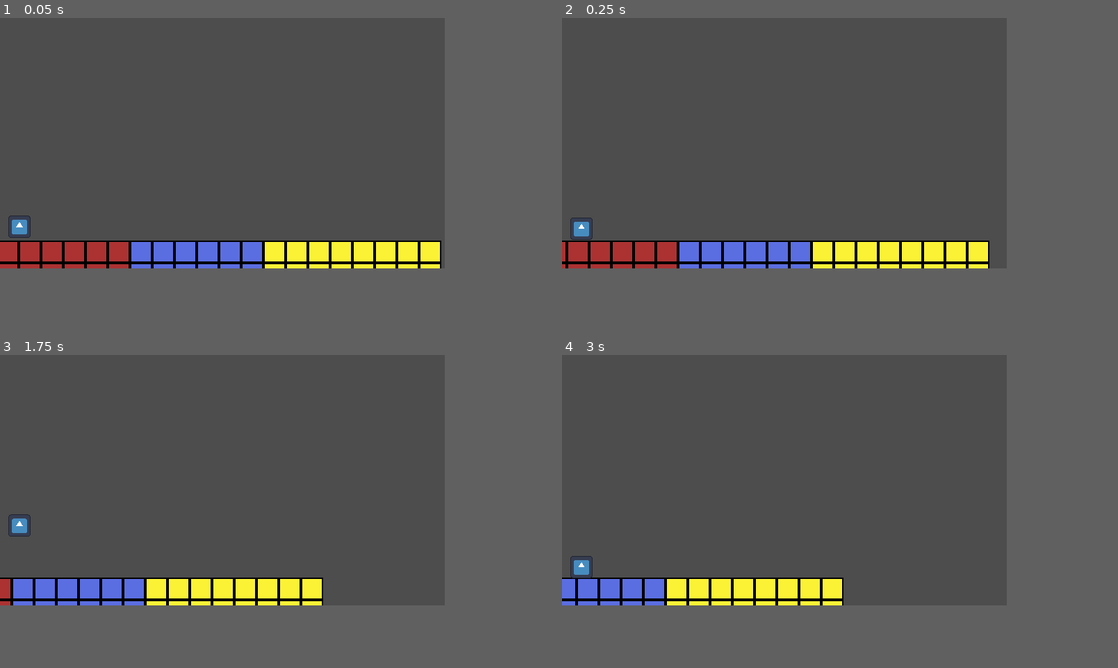
Above: before the commit, frames 1-4 (two rows, left to right).
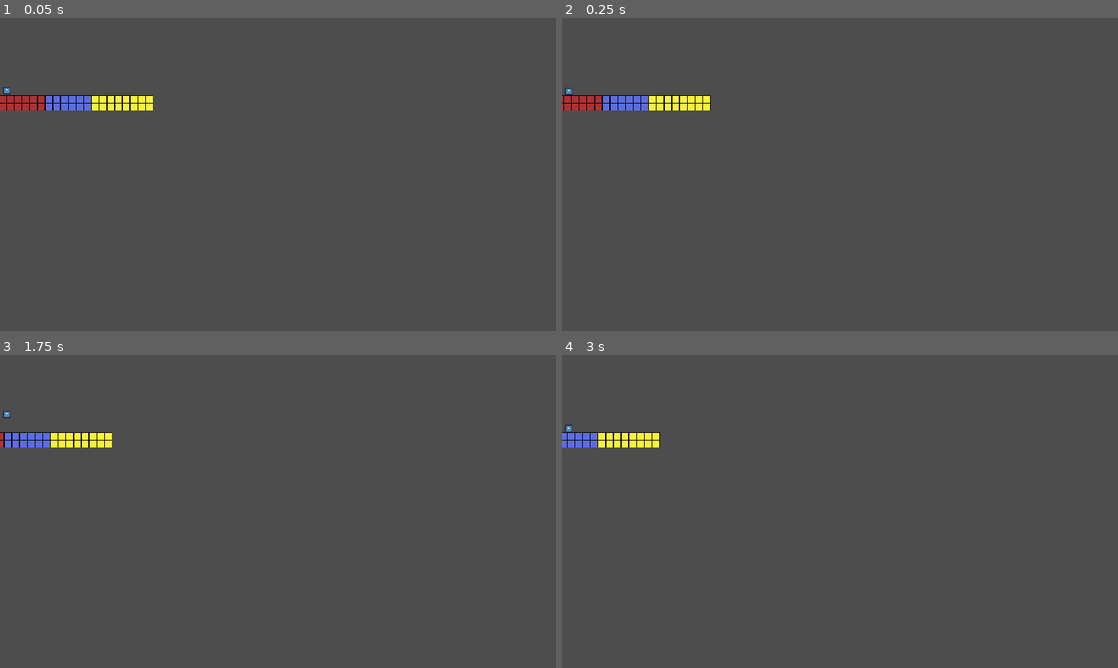
Above: after the commit, the same moments.

Repository: AtlasWongy/pain_dora_the_game
Game: Godot game, scene res://Scenes/main.tscn
The game is run twice, just before and just after one commit, with the same random seed, the same clock (stepped at 60 frames per second) and the same inputs. The engine's default icon, where the game draws it, is replaced by a stand-in: a white triangle on a blue panel in a dark square.
Inputs:
- Up to frame 1 (0.05 s): no input
- Up to frame 2 (0.25 s): no input
- Up to frame 3 (1.75 s): tap Enter (ui_accept) at 0.5, 0.77, 1.52 s; hold Z (change_color) 0.53-1.28 s; tap Z (change_color) at 1.35 s
- Up to frame 4 (3 s): hold Z (change_color) 2.03-2.78 s; tap Enter (ui_accept) at 2.75 s; tap Z (change_color) at 2.85 s
In our replay, the window is 640x360 before the commit and 800x450 after it. These sizes can differ from the game's own. Grey fills any space a smaller window leaves; there, only what the larger window draws over its background counts as a difference.

The runs differ from the first frame. In frame 1, 8.6% of the frame differs, in the area x 0-80%, y 22-80%; in frame 2, 8.3%; in frame 3, 6.3%; in frame 4, 5.5%.
Error before the commit: Invalid access to property or key 'spawn_next_platform' on a base object of type 'TileMapLayer (Platform)'. (res://Scenes/platform_handler.gd:47)
Error after the commit: Invalid access to property or key 'Z' on a base object of type 'Dictionary'. (res://Player/player.gd:83)

Commit message:
Re-implement the tile generation

Diff:
--- a/paindora/Platforms/Tile/tile.gd
+++ b/paindora/Platforms/Tile/tile.gd
@@ -1,6 +1,7 @@
 extends Resource
 class_name Tile
 
+@export var height_changed: bool
+@export var is_skipped: bool
 @export var tile_pos: Vector2i
 @export var tile_color: Vector2i
-@export var is_skipped: bool
--- a/paindora/Platforms/Tile/tile.tres
+++ b/paindora/Platforms/Tile/tile.tres
@@ -1,9 +1,10 @@
-[gd_resource type="Resource" script_class="Tile" load_steps=2 format=3 uid="uid://b2f0i3ikq2nlk"]
+[gd_resource type="Resource" script_class="Tile" load_steps=2 format=3 uid="uid://nudrwq4528ol"]
 
 [ext_resource type="Script" path="res://Platforms/Tile/tile.gd" id="1_gk4f7"]
 
 [resource]
 script = ExtResource("1_gk4f7")
-tile_pos = Vector2i(0, 0)
-tile_color = Vector2i(0, 0)
+height_changed = false
 is_skipped = false
+tile_pos = Vector2i(0, 9)
+tile_color = Vector2i(2, 0)
--- a/paindora/Platforms/platform.gd
+++ b/paindora/Platforms/platform.gd
@@ -1,14 +1,12 @@
-extends Node2D
+extends TileMapLayer
 class_name Platform
-# extends Node2D
-# class_name Platform
-#
-# signal spawn_next_platform
-#
-# @export var visibility_notifier: VisibleOnScreenNotifier2D
-#
-# func _ready() -> void:
-# 	visibility_notifier.screen_exited.connect(_on_screen_exit)
-#
-# func _on_screen_exit() -> void:
-# 	spawn_next_platform.emit()
+
+signal spawn_next_platform
+
+@export var visibility_notifier: VisibleOnScreenNotifier2D
+
+func _ready() -> void:
+	visibility_notifier.screen_exited.connect(_on_screen_exit)
+
+func _on_screen_exit() -> void:
+	spawn_next_platform.emit()
--- a/paindora/Platforms/platform.tscn
+++ b/paindora/Platforms/platform.tscn
@@ -1,3 +1,24 @@
-[gd_scene format=3 uid="uid://cekli5y6ki46h"]
+[gd_scene load_steps=5 format=3 uid="uid://cekli5y6ki46h"]
 
-[node name="PlatformNew" type="TileMapLayer"]
+[ext_resource type="Texture2D" uid="uid://cqqpmfjq1qmpi" path="res://Platforms/Platform TileSet.png" id="1_2yaaq"]
+[ext_resource type="Script" path="res://Platforms/platform.gd" id="1_tlqnu"]
+
+[sub_resource type="TileSetAtlasSource" id="TileSetAtlasSource_pgwqp"]
+texture = ExtResource("1_2yaaq")
+1:0/0 = 0
+1:0/0/physics_layer_0/polygon_0/points = PackedVector2Array(-8, -8, 8, -8, 8, 8, -8, 8)
+2:0/0 = 0
+2:0/0/physics_layer_0/polygon_0/points = PackedVector2Array(-8, -8, 8, -8, 8, 8, -8, 8)
+3:0/0 = 0
+3:0/0/physics_layer_0/polygon_0/points = PackedVector2Array(-8, -8, 8, -8, 8, 8, -8, 8)
+
+[sub_resource type="TileSet" id="TileSet_whwid"]
+physics_layer_0/collision_layer = 1
+sources/0 = SubResource("TileSetAtlasSource_pgwqp")
+
+[node name="Platform" type="TileMapLayer" node_paths=PackedStringArray("visibility_notifier")]
+tile_set = SubResource("TileSet_whwid")
+script = ExtResource("1_tlqnu")
+visibility_notifier = NodePath("VisibleOnScreenNotifier2D")
+
+[node name="VisibleOnScreenNotifier2D" type="VisibleOnScreenNotifier2D" parent="."]
--- /dev/null
+++ b/paindora/Platforms/platform_generator.gd
@@ -0,0 +1,84 @@
+extends Node
+class_name PlatformGenerator
+
+@export var platform: Platform
+@export var tile: Tile
+
+var atlas_tile_coordinates: Dictionary = {
+	0: Vector2i(2, 0),
+	1: Vector2i(3, 0),
+	2: Vector2i(1, 0)
+}
+
+var color_weights: PackedFloat32Array = PackedFloat32Array([0.7, 0.15, 0.15])
+
+var max_tile_height: int = -1
+var min_tile_height: int = 10
+var tile_height: int = 9
+var tile_absent_counter: int = 0
+
+func _ready() -> void:
+	generate_platform()
+# 	Might need to connect off view port signal
+
+func generate_platform() -> void:
+	for pos_x in range(0, 5):
+		build_tile(tile)
+		tile = update_tile_properties(tile, pos_x)
+
+func build_tile(current_tile: Tile) -> void:
+	if !current_tile.is_skipped:
+		tile_absent_counter = 0
+		platform.set_cell(current_tile.tile_pos, 0, current_tile.tile_color, 0)
+
+func update_tile_properties(current_tile: Tile, x_coords: int) -> Tile:
+	if (tile_absent_counter == 2) and current_tile.is_skipped:
+		current_tile.is_skipped = false
+		current_tile.tile_pos = Vector2i(x_coords + 1, current_tile.tile_pos.y)
+		current_tile.tile_color = change_tile_color()
+		return current_tile
+	else:
+		if !check_tile_should_skip():
+			current_tile.is_skipped = false
+			current_tile.tile_pos = Vector2i(x_coords + 1, current_tile.tile_pos.y)
+			current_tile.tile_color = change_tile_color()
+		else:
+			current_tile.is_skipped = true
+		return current_tile
+
+func check_tile_should_skip() -> bool:
+	if (tile_absent_counter + 1) < 3:
+		var rng: RandomNumberGenerator = RandomNumberGenerator.new()
+		var skip_tile_weights: PackedFloat32Array = PackedFloat32Array([0.65, 0.35])
+		var is_tile_skipped: Array = [true, false]
+		if is_tile_skipped[rng.rand_weighted(skip_tile_weights)] == true:
+			tile_absent_counter += 1
+			return true
+		else:
+			return false
+	else:
+		return false
+
+func change_tile_color() -> Vector2i:
+	var rng: RandomNumberGenerator = RandomNumberGenerator.new()
+	var new_tile_color: Vector2i = atlas_tile_coordinates[rng.rand_weighted(color_weights)]
+	adjust_tile_color_weights()
+	return new_tile_color
+
+func adjust_tile_color_weights() -> void:
+	var max_val: float = 0.0
+
+	for weight in color_weights:
+		if max_val < weight:
+			max_val = weight
+
+	var max_val_idx: int = color_weights.find(max_val)
+
+	for i in range(0, color_weights.size(), 1):
+		if i == max_val_idx:
+			color_weights[i] -= 0.10
+		else:
+			color_weights[i] += 0.05
+
+func change_tile_height() -> bool:
+	return true
--- a/paindora/Platforms/platform_generator.tscn
+++ b/paindora/Platforms/platform_generator.tscn
@@ -1,3 +1,19 @@
-[gd_scene format=3 uid="uid://bom8rb8452xbf"]
+[gd_scene load_steps=5 format=3 uid="uid://bom8rb8452xbf"]
 
-[node name="PlatformGenerator" type="Node2D"]
+[ext_resource type="Script" path="res://Platforms/platform_generator.gd" id="1_ohcre"]
+[ext_resource type="Script" path="res://Platforms/Tile/tile.gd" id="2_tfugh"]
+[ext_resource type="PackedScene" uid="uid://cekli5y6ki46h" path="res://Platforms/platform.tscn" id="3_h84em"]
+
+[sub_resource type="Resource" id="Resource_v86db"]
+script = ExtResource("2_tfugh")
+height_changed = false
+is_skipped = false
+tile_pos = Vector2i(0, 9)
+tile_color = Vector2i(2, 0)
+
+[node name="PlatformGenerator" type="Node2D" node_paths=PackedStringArray("platform")]
+script = ExtResource("1_ohcre")
+platform = NodePath("Platform")
+tile = SubResource("Resource_v86db")
+
+[node name="Platform" parent="." instance=ExtResource("3_h84em")]
--- a/paindora/Platforms/platform_procedural_generator.gd
+++ /dev/null
@@ -1,5 +0,0 @@
-extends Node
-class_name PlatformProceduralGenerator
-
-@export var platform: Platform
-@export var tile: Tile
--- a/paindora/project.godot
+++ b/paindora/project.godot
@@ -17,8 +17,6 @@
 
 [display]
 
-window/size/viewport_width=320
-window/size/viewport_height=180
 window/size/window_width_override=1280
 window/size/window_height_override=720
 window/stretch/mode="canvas_items"
